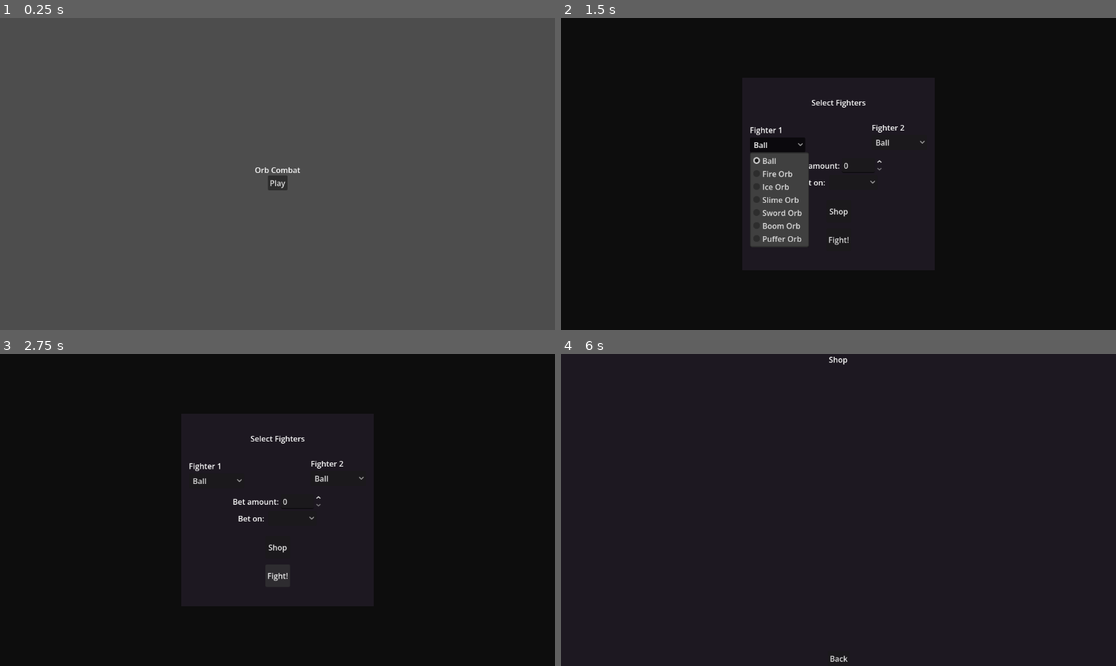
Above: before the commit, frames 1-4 (two rows, left to right).
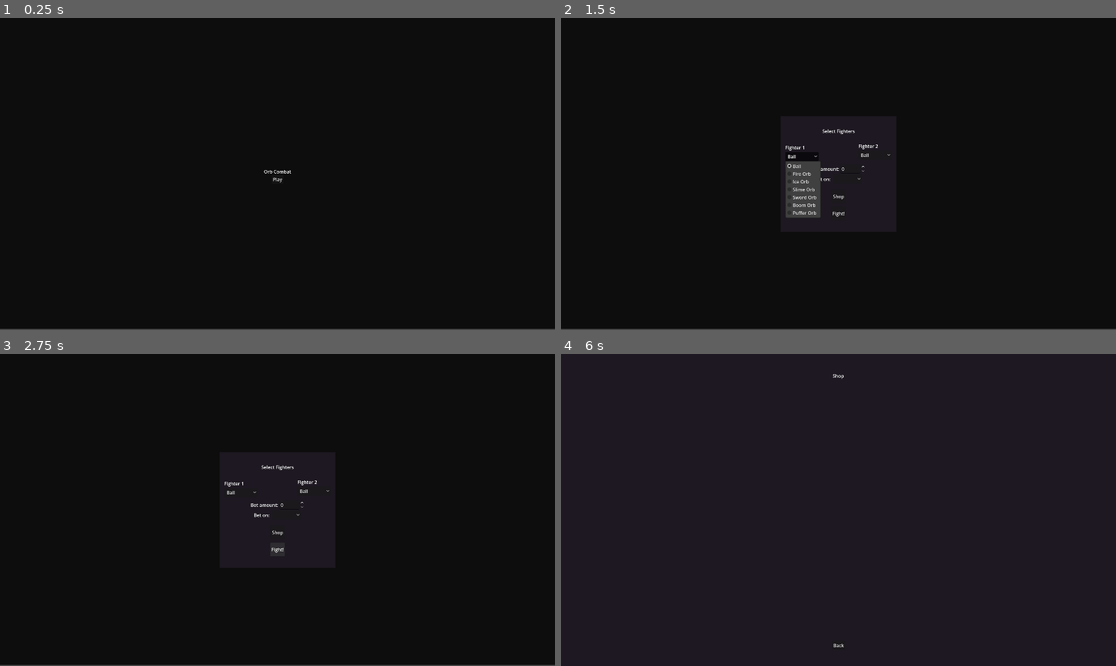
Above: after the commit, the same moments.

Repository: Cascachu/OrbCombat
Game: Godot game, scene res://main_menu.tscn
Same seed, same stepped clock (60 frames per second), same inputs: the game is played once before the commit and once after it.
Inputs:
- Up to frame 1 (0.25 s): no input
- Up to frame 2 (1.5 s): click "Play" at 0.5 s; click "Ball" at 1.25 s
- Up to frame 3 (2.75 s): click "Fight!" at 2 s
- Up to frame 4 (6 s): click "Shop" at 2.75 s; click "Back" at 3.5 s; click "Ball" at 4.25 s; click "Fight!" at 5 s; click "Shop" at 5.75 s

The runs differ from the first frame. In frame 1, 100% of the frame differs, in the area x 0-100%, y 0-100%; in frame 2, 4.1%; in frame 3, 1.4%; in frame 4, 0.1%.
Error in both runs: Invalid access to property or key 'coins' on a base object of type 'Nil'. (res://stats_bar.gd:5)

Commit message:
fix: fixed screen sizing
fixed the error that caused everything to be smaller so now it looks properly scaled

Diff:
--- a/Fighters/ball.gd
+++ b/Fighters/ball.gd
@@ -4,7 +4,7 @@
 var speed = 600
 var max_health = 100
 var damage = 10
-var size = 1.0
+var size = 1.5
 var health
 
 var invincible = false
--- a/Fighters/ball.tscn
+++ b/Fighters/ball.tscn
@@ -7,7 +7,6 @@
 radius = 70.03667
 
 [node name="Ball" type="CharacterBody2D" unique_id=1385498592 groups=["ball"]]
-scale = Vector2(0.5996859, 0.5996859)
 script = ExtResource("1_41u45")
 
 [node name="Sprite2D" type="Sprite2D" parent="." unique_id=295658906]
--- a/Fighters/boom_orb.gd
+++ b/Fighters/boom_orb.gd
@@ -13,7 +13,7 @@
 func _ready():
 	max_health = 100
 	damage = 5
-	size = 1.2
+	size = 1.7
 	speed = 600
 	super._ready()
 
--- a/Fighters/fire_orb.gd
+++ b/Fighters/fire_orb.gd
@@ -3,7 +3,7 @@
 func _ready():
 	max_health = 100
 	damage = 0
-	size = 0.9
+	size = 1.4
 	speed = 700
 	super._ready()
 
--- a/Fighters/ice_orb.gd
+++ b/Fighters/ice_orb.gd
@@ -2,7 +2,7 @@
 func _ready():
 	max_health = 100
 	damage = 6
-	size = 1.1
+	size = 1.6
 	speed = 650
 	super._ready()
 
--- a/Fighters/puffer_orb.gd
+++ b/Fighters/puffer_orb.gd
@@ -13,7 +13,7 @@
 func _ready():
 	max_health = 100
 	damage = 5
-	size = 0.6
+	size = 1.1
 	super._ready()
 	normal_size = size
 	normal_damage = damage
--- a/Fighters/slime_orb.gd
+++ b/Fighters/slime_orb.gd
@@ -8,17 +8,17 @@
 		0: #big
 			max_health = 100
 			damage = 8
-			size = 1.2
+			size = 1.7
 			speed = 450
 		1: #medium
 			max_health = 50
 			damage = 4
-			size = 1.0
+			size = 1.5
 			speed = 600
 		2: #small
 			max_health = 25
 			damage = 2
-			size = 0.6
+			size = 1.1
 			speed = 750
 	super._ready()
 
--- a/Fighters/sword_orb.gd
+++ b/Fighters/sword_orb.gd
@@ -3,7 +3,7 @@
 func _ready():
 	max_health = 100
 	damage = 5
-	size = 1.0
+	size = 1.5
 	speed = 550
 	super._ready()
 
--- a/game.gd
+++ b/game.gd
@@ -10,8 +10,8 @@
 	fighter_two_name = fighter_two.name
 	fighter_one.team = "one"
 	fighter_two.team = "two"
-	fighter_one.position = Vector2(200, 300)
-	fighter_two.position = Vector2(600, 300)
+	fighter_one.position = Vector2(640, 540)
+	fighter_two.position = Vector2(1280, 540)
 	$Fighters.add_child(fighter_one)
 	$Fighters.add_child(fighter_two)
 
--- a/game.tscn
+++ b/game.tscn
@@ -8,16 +8,18 @@
 [ext_resource type="Script" uid="uid://bfmm5wa0sjjjq" path="res://stats_bar.gd" id="6_ryrav"]
 
 [sub_resource type="SegmentShape2D" id="SegmentShape2D_feb5d"]
-a = Vector2(0, 648)
-b = Vector2(0, 0)
+a = Vector2(0, 1096)
+b = Vector2(0, -40)
 
 [sub_resource type="SegmentShape2D" id="SegmentShape2D_fc0e3"]
-b = Vector2(1152, 0)
+b = Vector2(1488, 0)
 
 [sub_resource type="SegmentShape2D" id="SegmentShape2D_e2o6t"]
+a = Vector2(768, 0)
 b = Vector2(-1152, 0)
 
 [sub_resource type="SegmentShape2D" id="SegmentShape2D_80nbo"]
+a = Vector2(8, 528)
 b = Vector2(0, -648)
 
 [sub_resource type="Environment" id="Environment_fc0e3"]
@@ -32,22 +34,20 @@
 [node name="Game" type="Node2D" unique_id=1734292379]
 script = ExtResource("1_ryrav")
 
-[node name="Camera2D" type="Camera2D" parent="." unique_id=552207043]
-position = Vector2(576, 324)
-
 [node name="WorldBorders" type="Node2D" parent="." unique_id=1257029283]
 
 [node name="left" type="RigidBody2D" parent="WorldBorders" unique_id=51774680]
 freeze = true
 
 [node name="TLHorizontal" type="CollisionShape2D" parent="WorldBorders/left" unique_id=1075504395]
-position = Vector2(132, 0)
+position = Vector2(220, 0)
 shape = SubResource("SegmentShape2D_feb5d")
 
 [node name="top" type="RigidBody2D" parent="WorldBorders" unique_id=1700902988]
 freeze = true
 
 [node name="TLVertical" type="CollisionShape2D" parent="WorldBorders/top" unique_id=1078312346]
+position = Vector2(208, 0)
 shape = SubResource("SegmentShape2D_fc0e3")
 
 [node name="bottom" type="RigidBody2D" parent="WorldBorders" unique_id=922025722]
@@ -55,7 +55,7 @@
 freeze = true
 
 [node name="BRHorizontal" type="CollisionShape2D" parent="WorldBorders/bottom" unique_id=1949612561]
-position = Vector2(566, 469)
+position = Vector2(566, 901)
 shape = SubResource("SegmentShape2D_e2o6t")
 
 [node name="right" type="RigidBody2D" parent="WorldBorders" unique_id=2005693540]
@@ -63,100 +63,71 @@
 freeze = true
 
 [node name="BRVertical" type="CollisionShape2D" parent="WorldBorders/right" unique_id=2072683364]
-position = Vector2(434, 469)
+position = Vector2(1114, 437)
 shape = SubResource("SegmentShape2D_80nbo")
 
 [node name="Fighters" type="Node2D" parent="." unique_id=1468436751]
 
-[node name="Background" type="ColorRect" parent="." unique_id=339844431]
+[node name="ColorRect" type="ColorRect" parent="." unique_id=1390747684]
 z_index = -2
-offset_left = -376.0
-offset_top = -248.0
-offset_right = 777.0
-offset_bottom = 399.0
-scale = Vector2(1.6399994, 1.6399994)
-color = Color(0, 0, 0, 1)
+offset_right = 40.0
+offset_bottom = 40.0
+scale = Vector2(48.13248, 26.923443)
+mouse_filter = 2
+color = Color(0.051970966, 0.05197096, 0.05197095, 1)
 
 [node name="CanvasLayer" type="CanvasLayer" parent="." unique_id=426481406]
 
-[node name="LeftPanel" type="Panel" parent="CanvasLayer" unique_id=1956435230]
+[node name="LeftPanel" type="VBoxContainer" parent="CanvasLayer" unique_id=1660393495]
 offset_right = 132.0
 offset_bottom = 647.0
+scale = Vector2(1.6800007, 1.6800007)
+size_flags_horizontal = 2
 script = ExtResource("3_7jktm")
 
 [node name="FighterPrev" type="TextureRect" parent="CanvasLayer/LeftPanel" unique_id=1510540117]
-layout_mode = 0
-offset_right = 132.0
-offset_bottom = 132.0
+layout_mode = 2
 texture = ExtResource("3_feb5d")
 
 [node name="Name" type="Label" parent="CanvasLayer/LeftPanel" unique_id=1104438015]
-layout_mode = 0
-offset_top = 132.0
-offset_right = 40.0
-offset_bottom = 155.0
-scale = Vector2(1.5694268, 1.3546767)
+layout_mode = 2
 
 [node name="Health" type="Label" parent="CanvasLayer/LeftPanel" unique_id=1599514728]
-layout_mode = 0
-offset_top = 196.0
-offset_right = 40.0
-offset_bottom = 219.0
-scale = Vector2(1.5694268, 1.3546767)
+layout_mode = 2
 
 [node name="Damage" type="Label" parent="CanvasLayer/LeftPanel" unique_id=239210095]
-layout_mode = 0
-offset_top = 264.0
-offset_right = 40.0
-offset_bottom = 287.0
-scale = Vector2(1.5694268, 1.3546767)
+layout_mode = 2
 
 [node name="Speed" type="Label" parent="CanvasLayer/LeftPanel" unique_id=237359556]
-layout_mode = 0
-offset_top = 324.0
-offset_right = 40.0
-offset_bottom = 347.0
-scale = Vector2(1.5694268, 1.3546766)
+layout_mode = 2
 
-[node name="RightPanel" type="Panel" parent="CanvasLayer" unique_id=1650797002]
-offset_left = 1020.0
-offset_right = 1152.0
+[node name="RightPanel" type="VBoxContainer" parent="CanvasLayer" unique_id=509259559]
+anchors_preset = 1
+anchor_left = 1.0
+anchor_right = 1.0
+offset_left = -220.0
+offset_right = -88.0
 offset_bottom = 647.0
+grow_horizontal = 0
+scale = Vector2(1.6984068, 1.6915731)
+size_flags_horizontal = 10
 script = ExtResource("3_7jktm")
 
 [node name="FighterPrev" type="TextureRect" parent="CanvasLayer/RightPanel" unique_id=1267459278]
-layout_mode = 0
-offset_right = 132.0
-offset_bottom = 132.0
+layout_mode = 2
 texture = ExtResource("4_fc0e3")
 
 [node name="Name" type="Label" parent="CanvasLayer/RightPanel" unique_id=584905182]
-layout_mode = 0
-offset_top = 132.0
-offset_right = 40.0
-offset_bottom = 155.0
-scale = Vector2(1.5694268, 1.3546767)
+layout_mode = 2
 
 [node name="Health" type="Label" parent="CanvasLayer/RightPanel" unique_id=1876865496]
-layout_mode = 0
-offset_top = 196.0
-offset_right = 40.0
-offset_bottom = 219.0
-scale = Vector2(1.5694268, 1.3546767)
+layout_mode = 2
 
 [node name="Damage" type="Label" parent="CanvasLayer/RightPanel" unique_id=1009208421]
-layout_mode = 0
-offset_top = 264.0
-offset_right = 40.0
-offset_bottom = 287.0
-scale = Vector2(1.5694268, 1.3546767)
+layout_mode = 2
 
 [node name="Speed" type="Label" parent="CanvasLayer/RightPanel" unique_id=1327371849]
-layout_mode = 0
-offset_top = 324.0
-offset_right = 40.0
-offset_bottom = 347.0
-scale = Vector2(1.5694268, 1.3546766)
+layout_mode = 2
 
 [node name="GameOverPanel" type="Panel" parent="CanvasLayer" unique_id=1704381332]
 offset_left = 560.0
--- a/main_menu.tscn
+++ b/main_menu.tscn
@@ -53,4 +53,13 @@
 grow_vertical = 0
 text = "Play"
 
+[node name="ColorRect" type="ColorRect" parent="." unique_id=1220644771]
+z_index = -2
+layout_mode = 0
+offset_right = 40.0
+offset_bottom = 40.0
+scale = Vector2(48.13248, 26.923443)
+mouse_filter = 2
+color = Color(0.051970966, 0.05197096, 0.05197095, 1)
+
 [connection signal="pressed" from="Control/Button" to="." method="_on_play_pressed"]
--- a/project.godot
+++ b/project.godot
@@ -21,6 +21,14 @@
 PlayerStats="*uid://ceryvflwpmfgu"
 Hats="*uid://bee5r6234e4wu"
 
+[display]
+
+window/size/viewport_width=1920
+window/size/viewport_height=1080
+window/size/mode=3
+window/size/resizable=false
+window/size/borderless=true
+
 [global_group]
 
 ball=""
@@ -33,3 +41,4 @@
 
 rendering_device/driver.windows="d3d12"
 renderer/rendering_method="mobile"
+textures/vram_compression/import_etc2_astc=true
--- a/shop.tscn
+++ b/shop.tscn
@@ -58,8 +58,9 @@
 anchor_left = 0.5
 anchor_right = 0.5
 offset_left = -20.0
+offset_top = 64.0
 offset_right = 20.0
-offset_bottom = 49.0
+offset_bottom = 113.0
 grow_horizontal = 2
 text = "Shop
 "
@@ -82,7 +83,7 @@
 size_flags_vertical = 6
 
 [node name="ColorRect" type="ColorRect" parent="Shop" unique_id=386862668]
-z_index = -2
+z_index = -1
 layout_mode = 1
 anchors_preset = 15
 anchor_right = 1.0
@@ -99,11 +100,21 @@
 anchor_top = 1.0
 anchor_right = 0.5
 anchor_bottom = 1.0
-offset_left = -4.0
-offset_top = -8.0
-offset_right = 4.0
+offset_left = -22.5
+offset_top = -87.0
+offset_right = 22.5
+offset_bottom = -56.0
 grow_horizontal = 2
 grow_vertical = 0
 text = "Back"
 
+[node name="ColorRect" type="ColorRect" parent="." unique_id=1671517027]
+z_index = -2
+layout_mode = 0
+offset_right = 40.0
+offset_bottom = 40.0
+scale = Vector2(48.13248, 26.923443)
+mouse_filter = 2
+color = Color(0.051970966, 0.05197096, 0.05197095, 1)
+
 [connection signal="pressed" from="Shop/Back" to="Shop" method="_on_back_pressed"]
--- a/stats_panel.gd
+++ b/stats_panel.gd
@@ -1,4 +1,4 @@
-extends Panel
+extends VBoxContainer
 
 var tracked_orb = null
 
